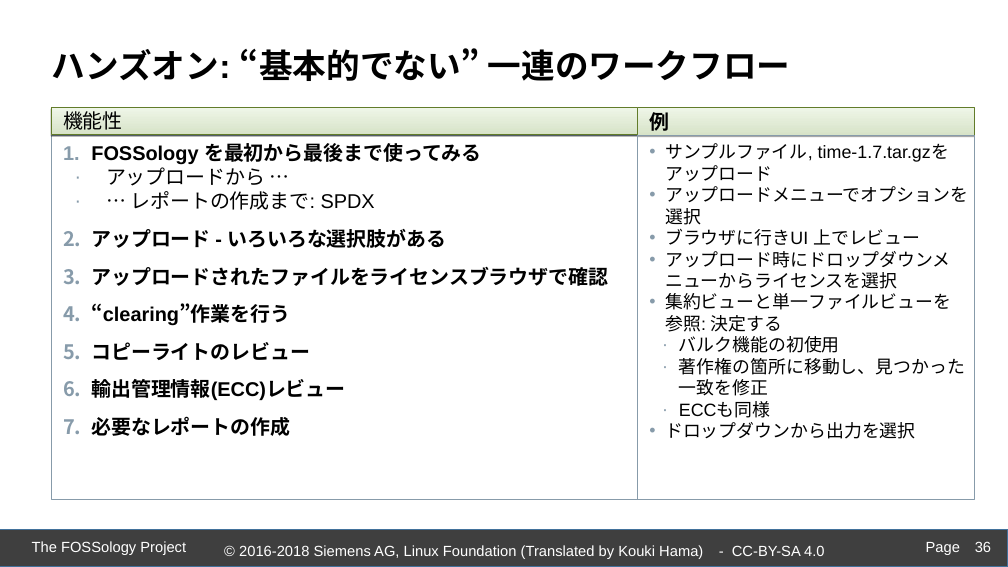
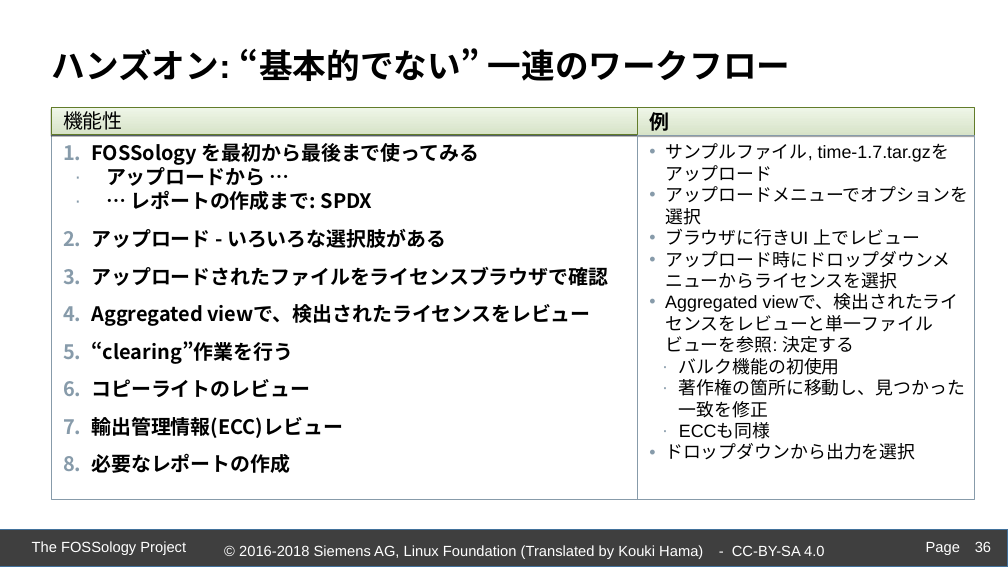
Before and after one commit to fossology/FOSSologySlides, a slide deck: slide 36 of Module-D-JPN-Acceleration-Features.pptx. Drawn at 1008x567 pixels with LibreOffice and Linux fonts; fonts in the diff are those of the drawing; background and template pictures are left out. Boxes give left, top, right and bottom in pixels: in the first picture for what was removed or moved away, otherwise in the second. Text is boxed around its words. In the diff, an @@ line names an element or a change of style, - is before the commit and + after.

```diff
--- a/Module-D-JPN-Acceleration-Features.pptx
+++ b/Module-D-JPN-Acceleration-Features.pptx
@@ text in rectangle at [91,143,608,473]: font Arial to Noto Sans CJK JP in "FOSSology を最初から最後まで使ってみる", "アップロードから …", "… レポートの作成まで: SPDX", "アップロード - いろいろな選択肢がある" and 5 more places; bold on in "アップロードから …", "… レポートの作成まで: SPDX" @@
@@ text in rectangle at [665,295,959,353]: text changed @@
-  • 集約ビューと単一ファイルビューを参照: 決定する
+  • Aggregated viewで、検出されたライセンスをレビューと単一ファイルビューを参照: 決定する
@@ text in rectangle at [91,304,590,326]: paragraph added @@
+  4. Aggregated viewで、検出されたライセンスをレビュー
```
Also in this commit, not shown: 8 other slides changed, 1 other file.
